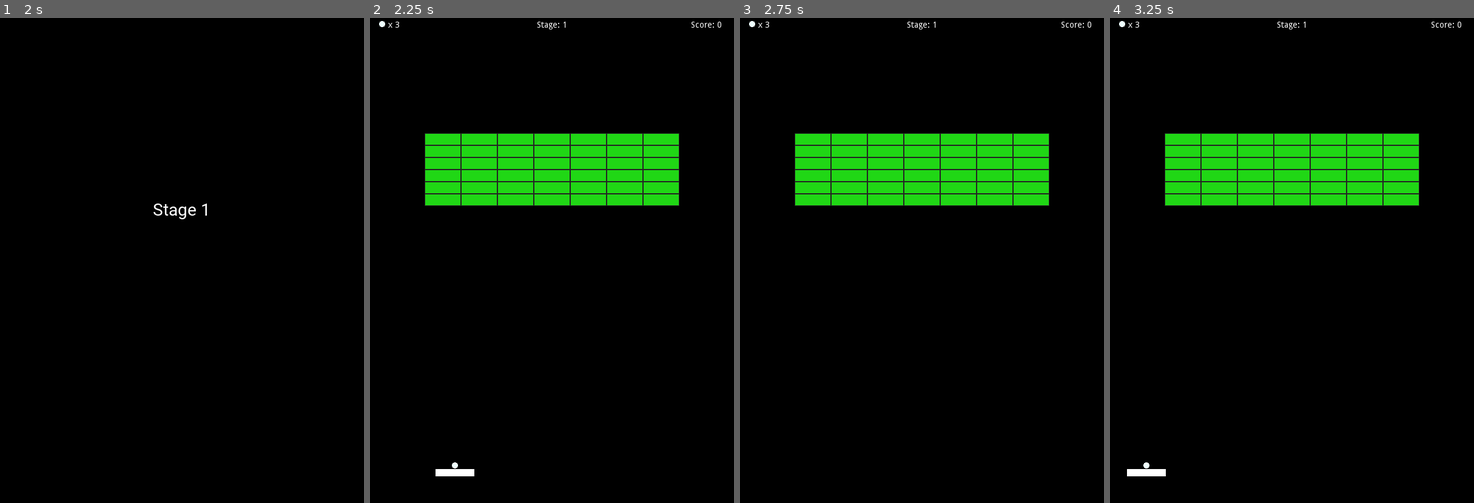
Above: before the commit, frames 1-4 (left to right).
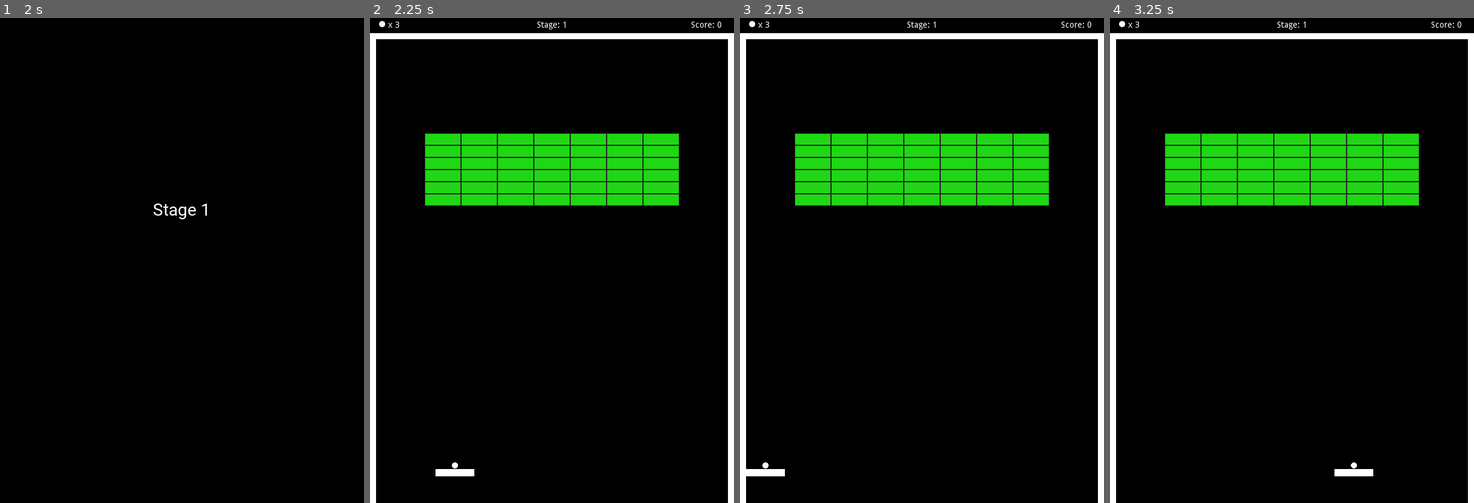
Above: after the commit, the same moments.

Repository: baihakikuncara/arkanoid
Game: Godot game, scene res://Scenes/Home.tscn
The game is run twice, just before and just after one commit, with the same random seed, the same clock (stepped at 60 frames per second) and the same inputs.
Inputs:
- Up to frame 1 (2 s): click "Start" at 0.5 s; tap Enter at 1.25 s; hold Right (ui_right) from 1.28 s (still down)
- Up to frame 2 (2.25 s): tap Space at 2 s; release Right (ui_right) at 2.03 s; hold Left (ui_left) from 2.03 s (still down)
- Up to frame 3 (2.75 s): keep holding Left (ui_left)
- Up to frame 4 (3.25 s): tap Enter at 2.75 s; release Left (ui_left) at 2.78 s; hold Right (ui_right) from 2.78 s (still down)

Frame 1 is identical in both runs. In frame 2, 4.4% of the frame differs, in the area x 0-100%, y 3-100%; in frame 3, 4.6%; in frame 4, 4.8%.

Commit message:
-move walls from player into each stage

Diff:
--- a/Scenes/HUD.tscn
+++ b/Scenes/HUD.tscn
@@ -8,7 +8,7 @@
 
 [node name="Background" type="ColorRect" parent="."]
 margin_right = 600.0
-margin_bottom = 40.0
+margin_bottom = 25.0
 color = Color( 0, 0, 0, 1 )
 
 [node name="BallSprite" parent="." instance=ExtResource( 1 )]
--- a/Scenes/Player.tscn
+++ b/Scenes/Player.tscn
@@ -22,9 +22,6 @@
 wait_time = 1.5
 one_shot = true
 
-[node name="HUD" parent="." instance=ExtResource( 5 )]
-z_index = 1
-
 [node name="Background" type="Polygon2D" parent="."]
 color = Color( 0, 0, 0, 1 )
 polygon = PoolVector2Array( -10, -10, 610, -10, 610, 810, -10, 810 )
@@ -36,5 +33,7 @@
 [node name="Board" parent="." instance=ExtResource( 1 )]
 position = Vector2( 300, 750 )
 
+[node name="HUD" parent="." instance=ExtResource( 5 )]
+
 [connection signal="timeout" from="GameOverTimer" to="." method="_on_GameOverTimer_timeout"]
 [connection signal="timeout" from="StageTimer" to="." method="_on_StageTimer_timeout"]
--- a/Scenes/Stages/Stage001.tscn
+++ b/Scenes/Stages/Stage001.tscn
@@ -1,11 +1,11 @@
-[gd_scene load_steps=2 format=2]
+[gd_scene load_steps=3 format=2]
 
 [ext_resource path="res://Scenes/Brick.tscn" type="PackedScene" id=1]
+[ext_resource path="res://Scenes/Walls.tscn" type="PackedScene" id=2]
 
 [node name="Stage" type="Node2D"]
 __meta__ = {
-"_edit_group_": true,
-"_edit_lock_": true
+"_edit_group_": true
 }
 
 [node name="Brick2" parent="." instance=ExtResource( 1 )]
@@ -259,3 +259,5 @@
 __meta__ = {
 "_edit_group_": true
 }
+
+[node name="Walls" parent="." instance=ExtResource( 2 )]
--- a/Scenes/Stages/Stage002.tscn
+++ b/Scenes/Stages/Stage002.tscn
@@ -1,6 +1,7 @@
-[gd_scene load_steps=2 format=2]
+[gd_scene load_steps=3 format=2]
 
 [ext_resource path="res://Scenes/Brick.tscn" type="PackedScene" id=1]
+[ext_resource path="res://Scenes/Walls.tscn" type="PackedScene" id=2]
 
 [node name="Stage" type="Node2D"]
 __meta__ = {
@@ -247,3 +248,5 @@
 __meta__ = {
 "_edit_group_": true
 }
+
+[node name="Walls" parent="." instance=ExtResource( 2 )]
